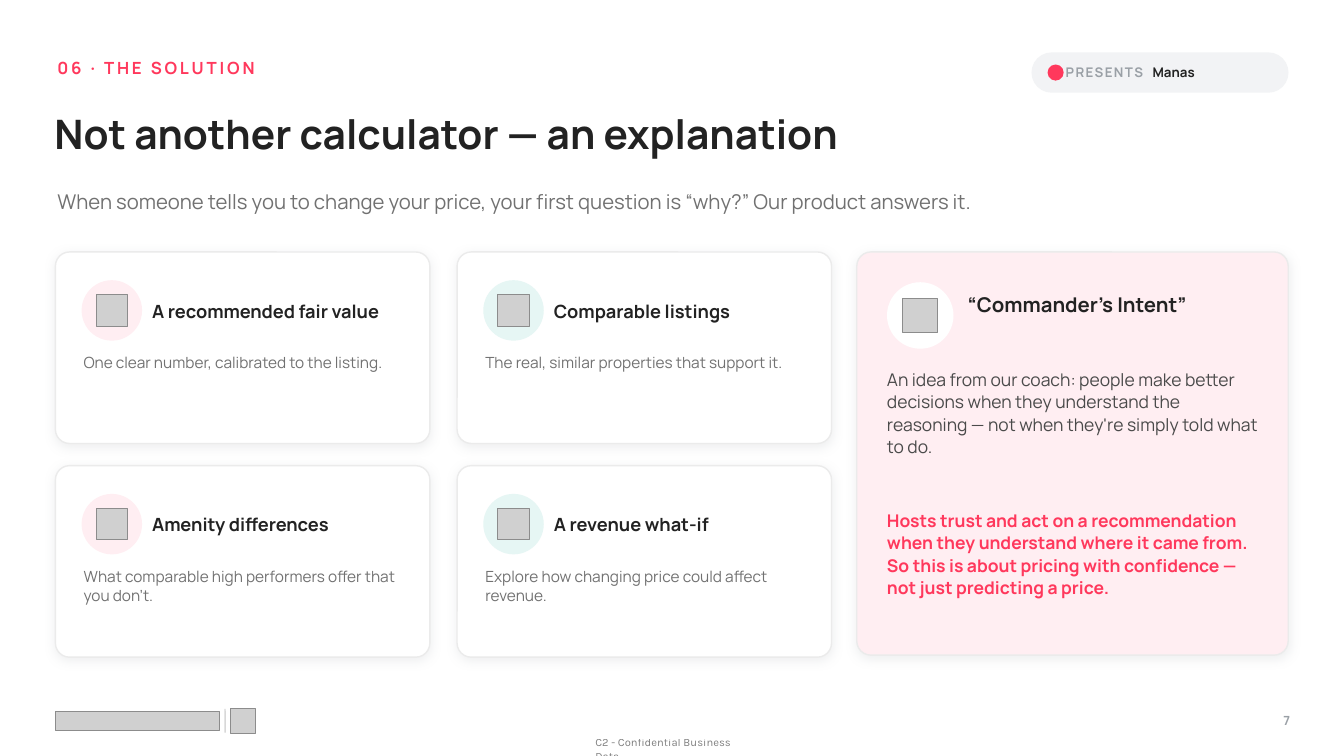
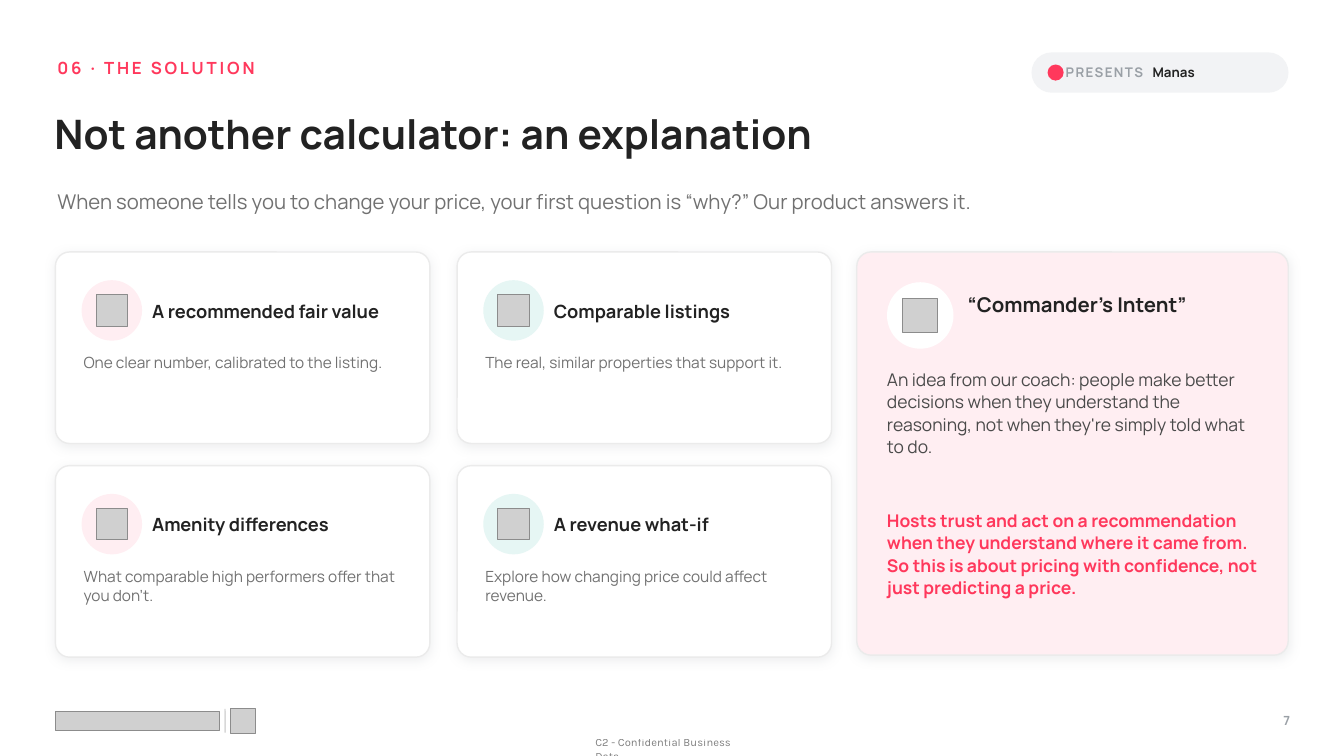
Before and after one commit to mkdn007/Cornell-Airbnb-Capstone, a slide deck: slide 7 of Airbnb Pricing Deck.pptx. Drawn at 1344x756 pixels with LibreOffice and Linux fonts; fonts in the diff are those of the drawing; grey boxes stand for pictures. Boxes give left, top, right and bottom in pixels: in the first picture for what was removed or moved away, otherwise in the second. Text is boxed around its words. In the diff, an @@ line names an element or a change of style, - is before the commit and + after.

```diff
--- a/Airbnb Pricing Deck.pptx
+++ b/Airbnb Pricing Deck.pptx
@@ text at box(54, 119, 812, 159): text changed @@
-Not another calculator — an explanation
+Not another calculator: an explanation
@@ text at box(887, 373, 1245, 454): text changed @@
-An idea from our coach: people make better decisions when they understand the reasoning — not when they're simply told what to do.
+An idea from our coach: people make better decisions when they understand the reasoning, not when they're simply told what to do.
@@ text at box(887, 514, 1257, 599): text changed @@
-Hosts trust and act on a recommendation when they understand where it came from. So this is about pricing with confidence — not just predicting a price.
+Hosts trust and act on a recommendation when they understand where it came from. So this is about pricing with confidence, not just predicting a price.
```
Also in this commit, not shown: 16 other slides changed, 1 other file.
